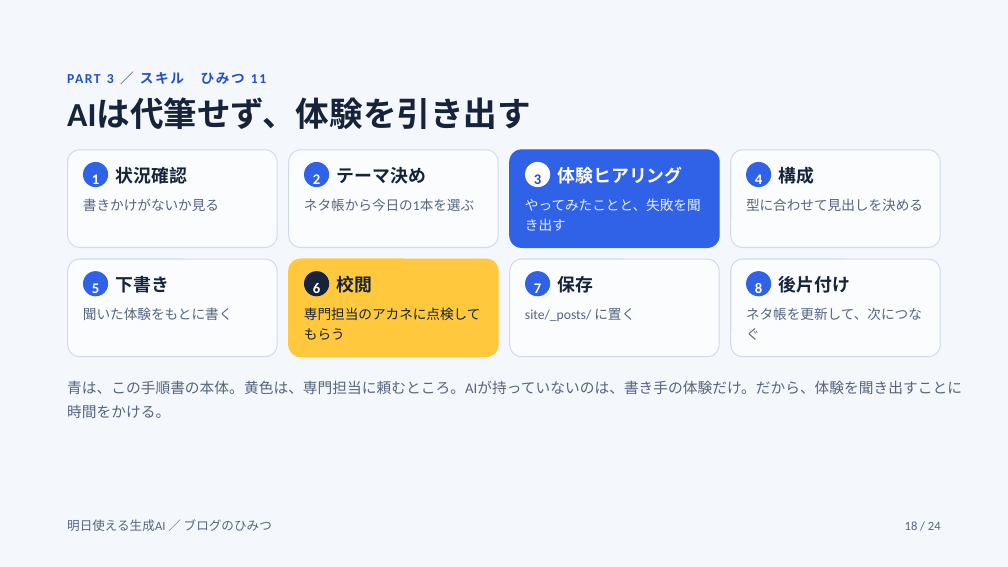
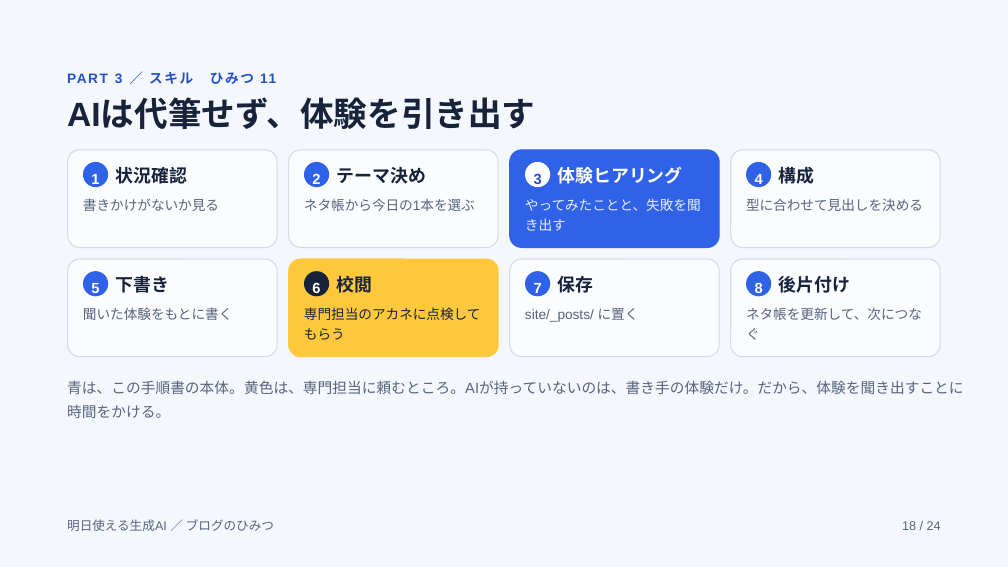
Before and after one commit to raindrop-aqua/blog-ap-sys, a slide deck: slide 18 of docs/reference/blog-secrets-slides/export/ブログのひみつ（仕組みと運営）.pptx. Drawn at 1008x567 pixels with LibreOffice and Linux fonts; fonts in the diff are those of the drawing. Boxes give left, top, right and bottom in pixels: in the first picture for what was removed or moved away, otherwise in the second. Text is boxed around its words. In the diff, an @@ line names an element or a change of style, - is before the commit and + after.

```diff
--- a/docs/reference/blog-secrets-slides/export/ブログのひみつ（仕組みと運営）.pptx
+++ b/docs/reference/blog-secrets-slides/export/ブログのひみつ（仕組みと運営）.pptx
@@ font Calibri to Arial in 7 elements at (115,72,276,84), (304,198,475,211), (525,308,639,322), (67,380,964,418), (67,519,274,531), (902,521,941,530), (67,99,535,129) @@
```
Also in this commit, not shown: 23 other slides changed, 2 other files.
